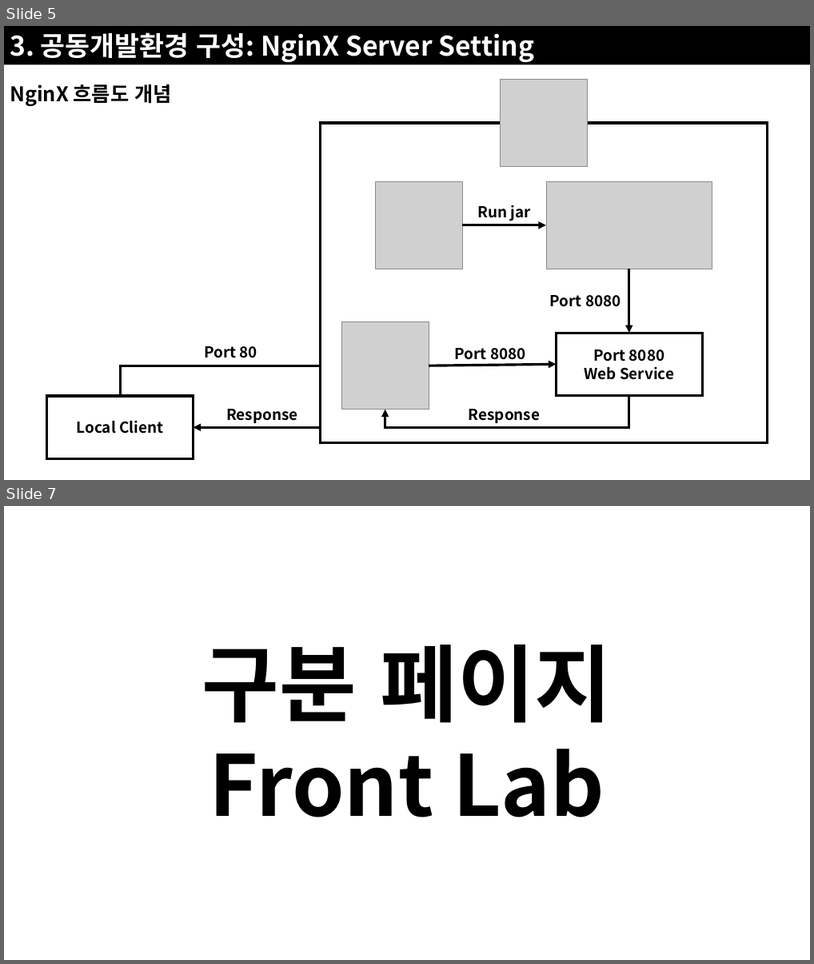
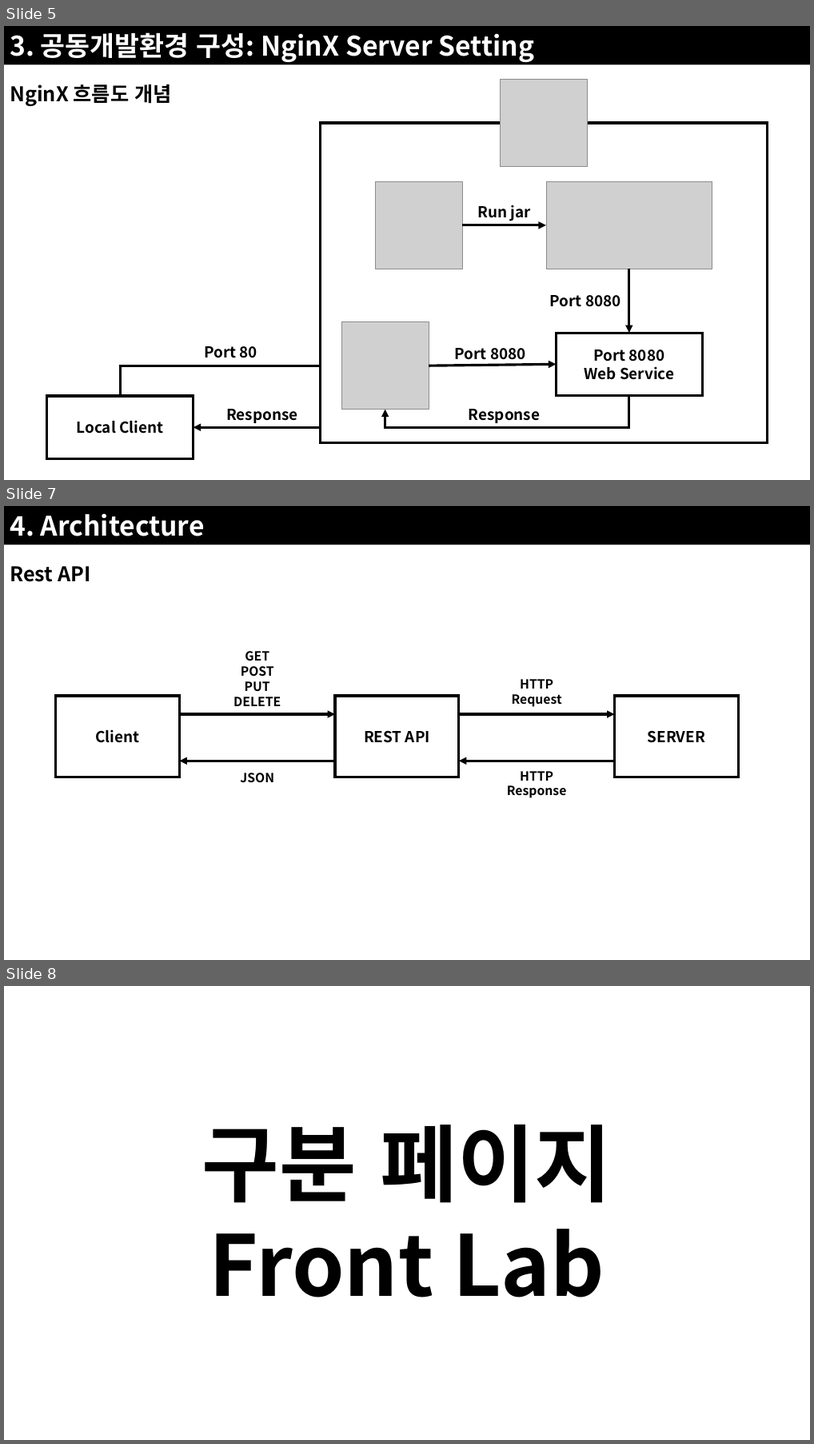
Before and after one commit to JoSihun/CGVR_Lab, a slide deck: documents/01_프로젝트_개발계획.pptx. Shown one above the other, each under a label of ours: slides 5 and 7 before the commit, slides 5, 7 and 8 after it; the slides between them are not shown. The pictures are 814x964 and 814x1444 pixels, drawn with LibreOffice and Linux fonts; fonts in the diff are those of the drawing; grey boxes stand for pictures. Boxes give left, top, right and bottom in pixels: in the first picture for what was removed or moved away, otherwise in the second. Text is boxed around its words. In the diff, an @@ line names an element or a change of style, - is before the commit and + after.

```diff
--- a/documents/01_프로젝트_개발계획.pptx
+++ b/documents/01_프로젝트_개발계획.pptx
@@ slide 7 added at [4,506,810,960], background #FFFFFF @@
@@ rectangle added at [4,506,810,544], fill #000000, 32 pt, text #FFFFFF, bold @@
+4. Architecture
@@ text added at [10,566,90,582], 24 pt, text #000000, bold @@
+Rest API
@@ group added at [56,651,739,798]: 4 arrows, 4 texts, 3 rectangles @@
+Client
+REST API
+SERVER
+GET POST PUT DELETE
+HTTP Request
+HTTP Response
+JSON
@@ what was slide 7 is now slide 8 @@
```
Also in this commit, not shown: 1 slide changed, 1 other file.
